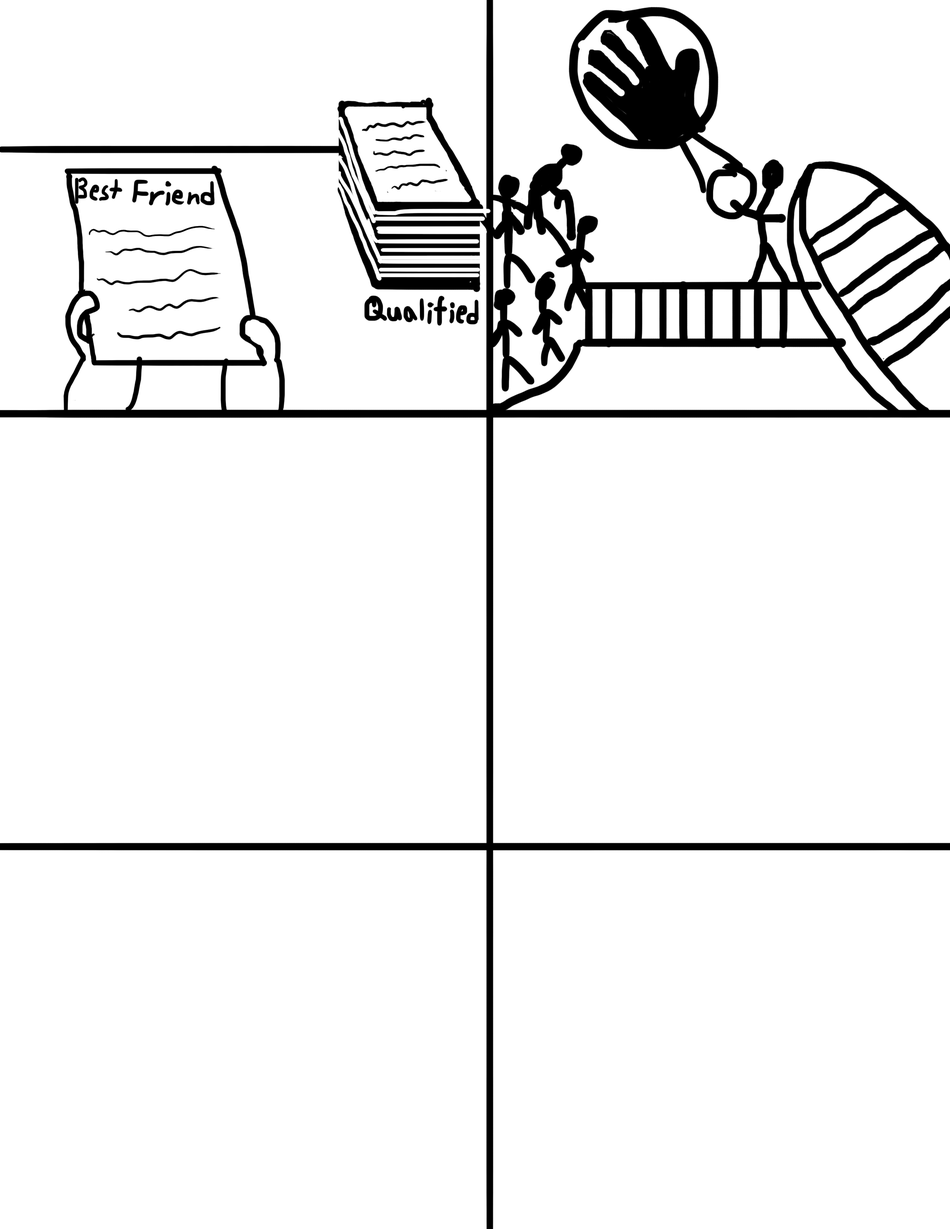
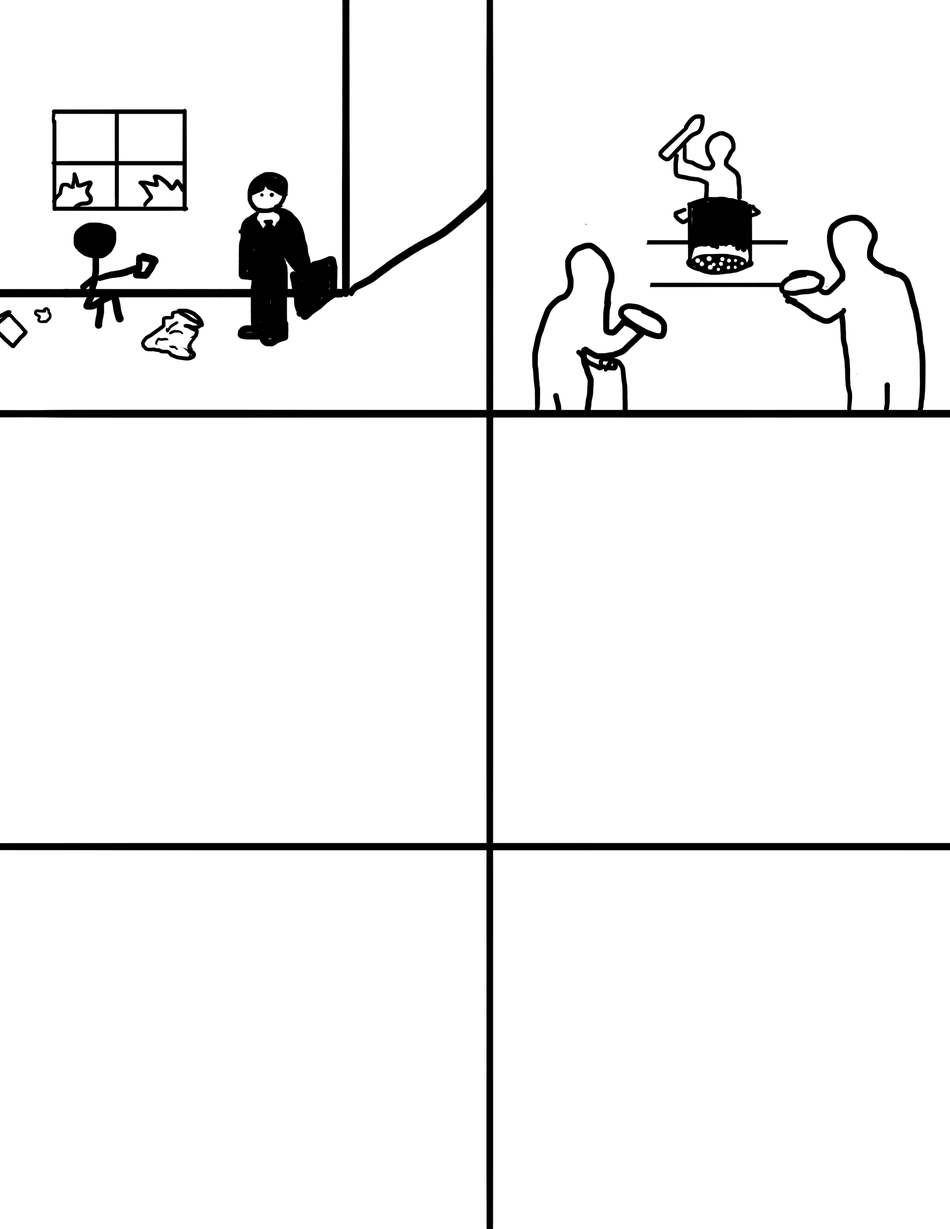
Layer changes from the first 950x1229 image to the second:
painted on "Drawings 19-20" over [0, 0, 927, 411]
hid "Drawings 13-18", painted on it over [0, 0, 950, 411]
hid "Drawings 7-12", painted on it over [0, 6, 950, 411]
